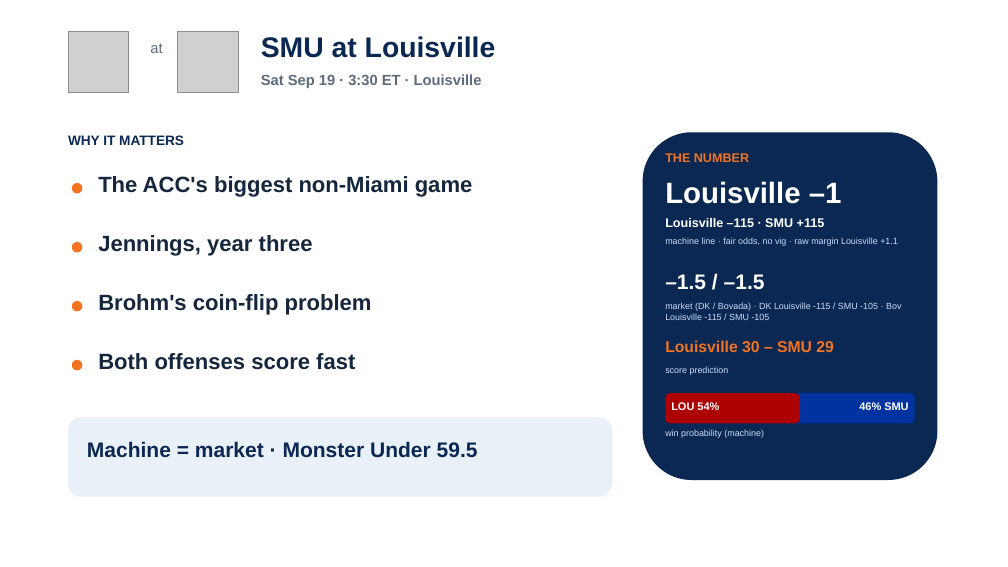
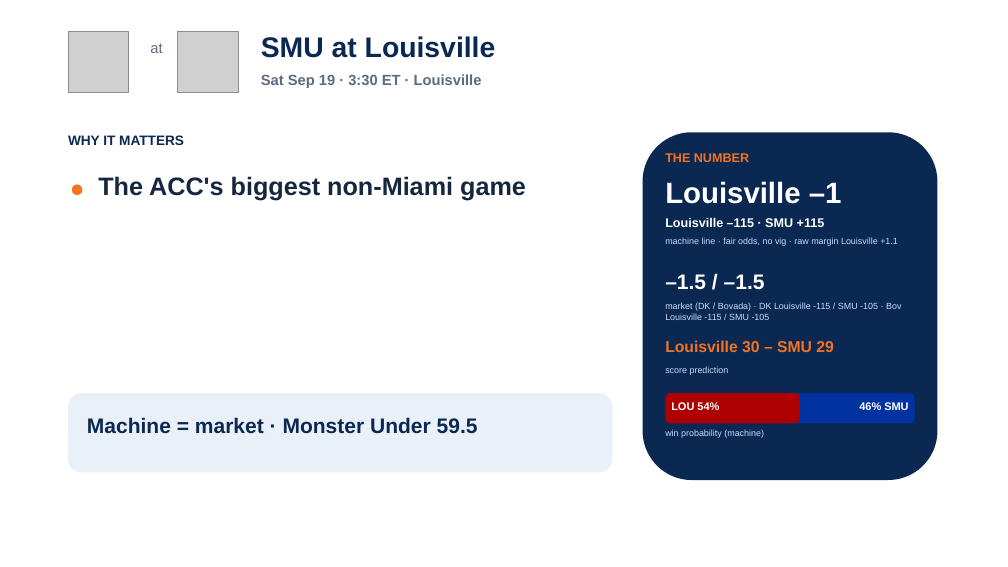
Before and after one commit to lucasalvarezflorida-lab/ncaa-fbs-analytics, a slide deck: slide 9 of decks/2026_Week3_Episode4.pptx. Drawn at 1008x567 pixels with LibreOffice and Linux fonts; fonts in the diff are those of the drawing; grey boxes stand for pictures. Boxes give left, top, right and bottom in pixels: in the first picture for what was removed or moved away, otherwise in the second. Text is boxed around its words. In the diff, an @@ line names an element or a change of style, - is before the commit and + after.

```diff
--- a/decks/2026_Week3_Episode4.pptx
+++ b/decks/2026_Week3_Episode4.pptx
@@ text "The ACC's biggest non-Miami game" at box(98, 176, 526, 200): size 21 to 24 pt @@
@@ text removed at box(98, 235, 313, 256) @@
-Jennings, year three
@@ ellipse removed at box(72, 242, 82, 253) @@
@@ text removed at box(98, 294, 372, 315) @@
-Brohm's coin-flip problem
@@ ellipse removed at box(72, 301, 82, 312) @@
@@ text removed at box(98, 353, 355, 370) @@
-Both offenses score fast
@@ ellipse removed at box(72, 360, 82, 371) @@
@@ rounded rectangle: place and size @@
-rounded rectangle at box(68, 417, 613, 497)
+rounded rectangle at box(68, 393, 613, 473)
@@ text "Machine = market · Monster ...": place and size @@
-text "Machine = market · Monster ..." at box(87, 441, 478, 458)
+text "Machine = market · Monster ..." at box(87, 417, 478, 434)
```
Also in this commit, not shown: 14 other slides changed, 2 other files.
